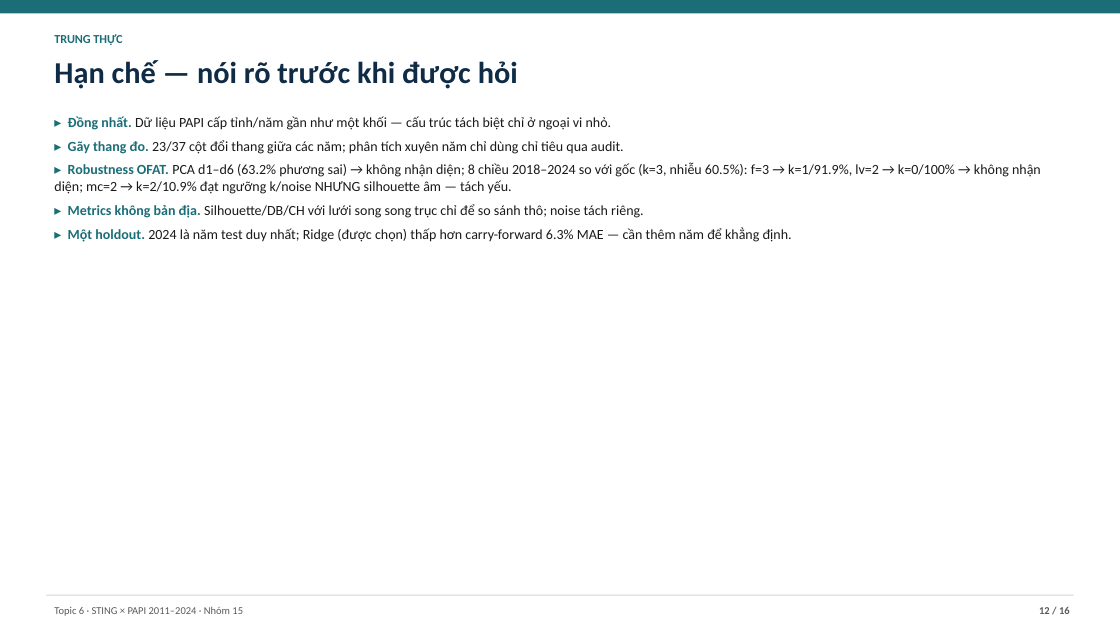
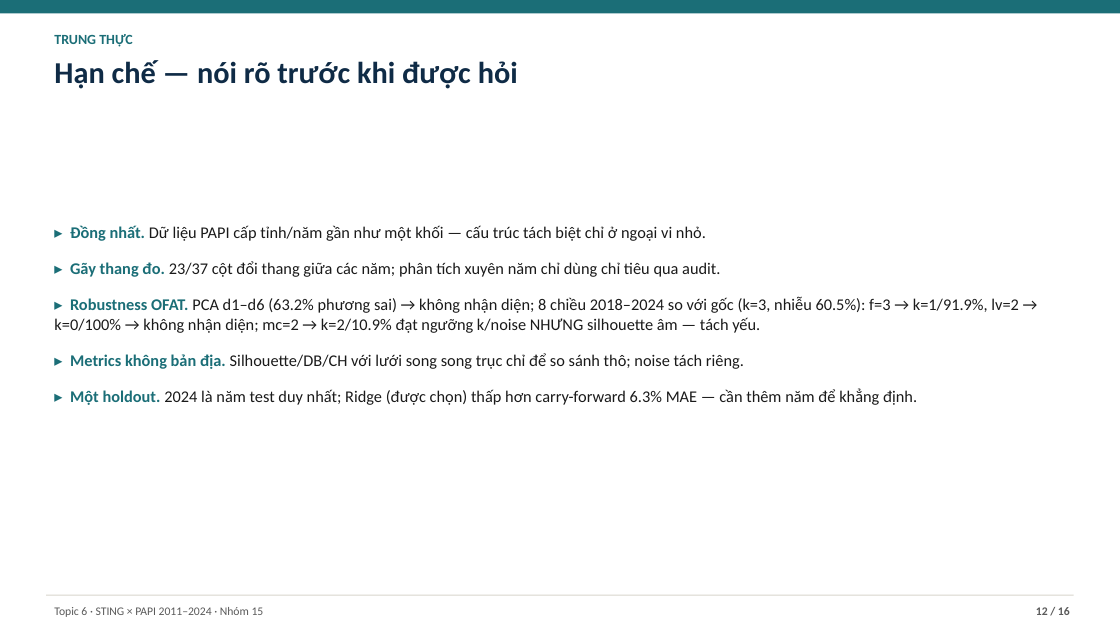
Before and after one commit to JasonTM17/Grid_Based_Sociology, a slide deck: slide 12 of slides/final.pptx. Drawn at 1120x630 pixels with LibreOffice and Linux fonts; fonts in the diff are those of the drawing. Boxes give left, top, right and bottom in pixels: in the first picture for what was removed or moved away, otherwise in the second. Text is boxed around its words. In the diff, an @@ line names an element or a change of style, - is before the commit and + after.

```diff
--- a/slides/final.pptx
+++ b/slides/final.pptx
@@ text "TRUNG THỰC" at <box>54,34,132,47</box>: size 10.5 to 12 pt @@
@@ text "▸ Đồng nhất. Dữ liệu ...": place and size @@
-text "▸ Đồng nhất. Dữ liệu ..." at <box>54,116,1041,242</box>
+text "▸ Đồng nhất. Dữ liệu ..." at <box>54,225,1019,405</box>
@@ text "▸ Đồng nhất. Dữ liệu ..." at <box>54,225,1019,405</box>: size 12 to 14 pt; more space between paragraphs @@
@@ text "Topic 6 · STING × ..." at <box>54,607,264,617</box>: size 9 to 10 pt @@
@@ text "12 / 16" at <box>1036,607,1070,615</box>: size 9 to 10 pt @@
```
Also in this commit, not shown: 14 other slides changed, 13 other files.
